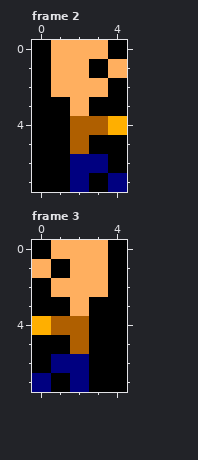
Two versions of one pixel-art file, ImageReader/PythonTerminalSprites/Human.aseprite. That is the earlier state.
5x8 pixels, 5 frames. Shown: frame 2, frame 3. The commit also changed other frames, which this record leaves out.
And afterwards:
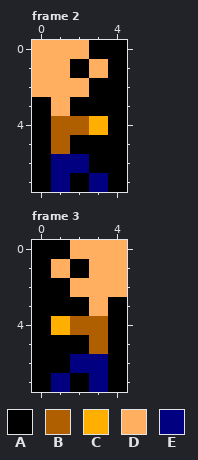
Palette (. is transparent): A #000000  B #af5f00  C #ffaf00  D #ffaf5f  E #000080
Change:
Frame 2:
y 0: x 0 A -> D; x 3 D -> A
y 1: x 0 A -> D; x 2..4 DAD -> ADA
y 2: x 0 A -> D; x 3 D -> A
y 3: x 1..2 AD -> DA
y 4: x 1 A -> B; x 3..4 BC -> CA
y 5: x 1..2 AB -> BA
y 6: x 1 A -> E; x 3 E -> A
y 7: x 1..4 AEAE -> EAEA
Frame 3:
y 0: x 1 D -> A; x 4 A -> D
y 1: x 0..2 DAD -> ADA; x 4 A -> D
y 2: x 1 D -> A; x 4 A -> D
y 3: x 2..3 DA -> AD
y 4: x 0..1 CB -> AC; x 3 A -> B
y 5: x 2..3 BA -> AB
y 6: x 1 E -> A; x 3 A -> E
y 7: x 0..3 EAEA -> AEAE
Changed places in both pictures, as pixel boxes (x1, y1, x2, y2):
changed: (32, 40, 127, 192)
changed: (32, 240, 127, 392)
